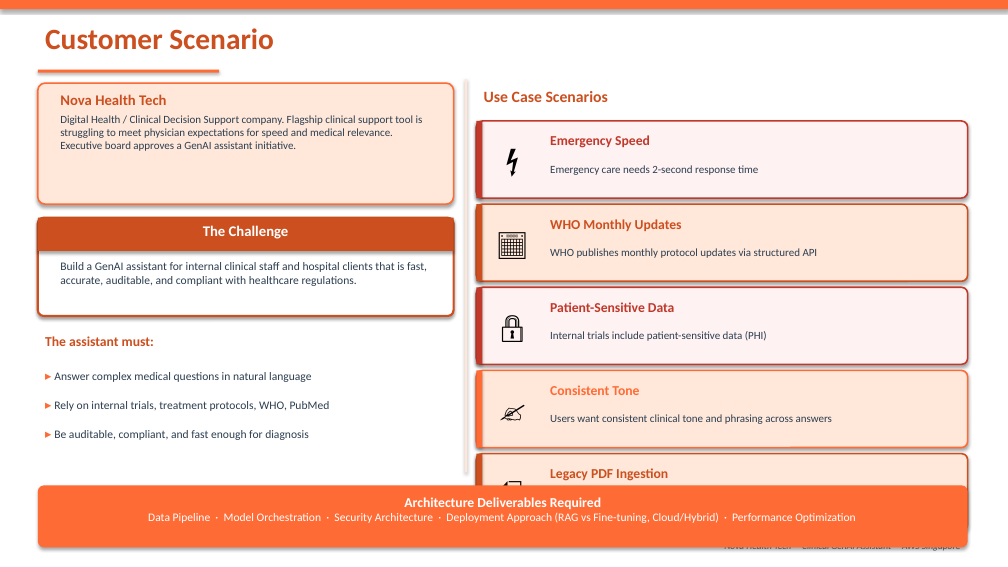
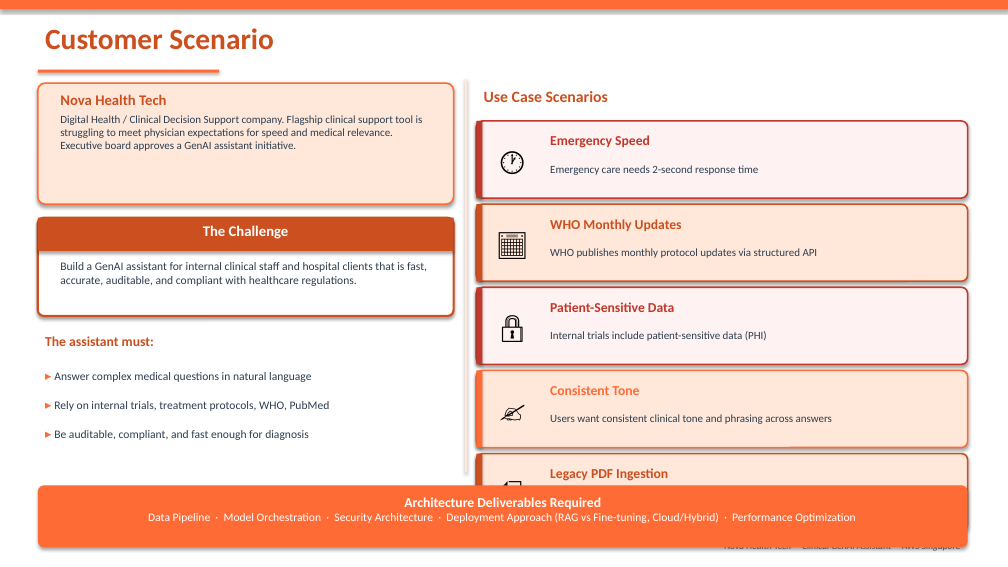
Before and after one commit to toannd021104/Nova-Health-Tech, a slide deck: slide 1 of docs/Customer_Scenario_Slide.pptx. Drawn at 1008x567 pixels with LibreOffice and Linux fonts; fonts in the diff are those of the drawing. Boxes give left, top, right and bottom in pixels: in the first picture for what was removed or moved away, otherwise in the second. Text is boxed around its words. In the diff, an @@ line names an element or a change of style, - is before the commit and + after.

```diff
--- a/docs/Customer_Scenario_Slide.pptx
+++ b/docs/Customer_Scenario_Slide.pptx
@@ text at <box>488,129,537,191</box>: text changed @@
-⚡
+🕐
```
Also in this commit, not shown: 1 other file.
